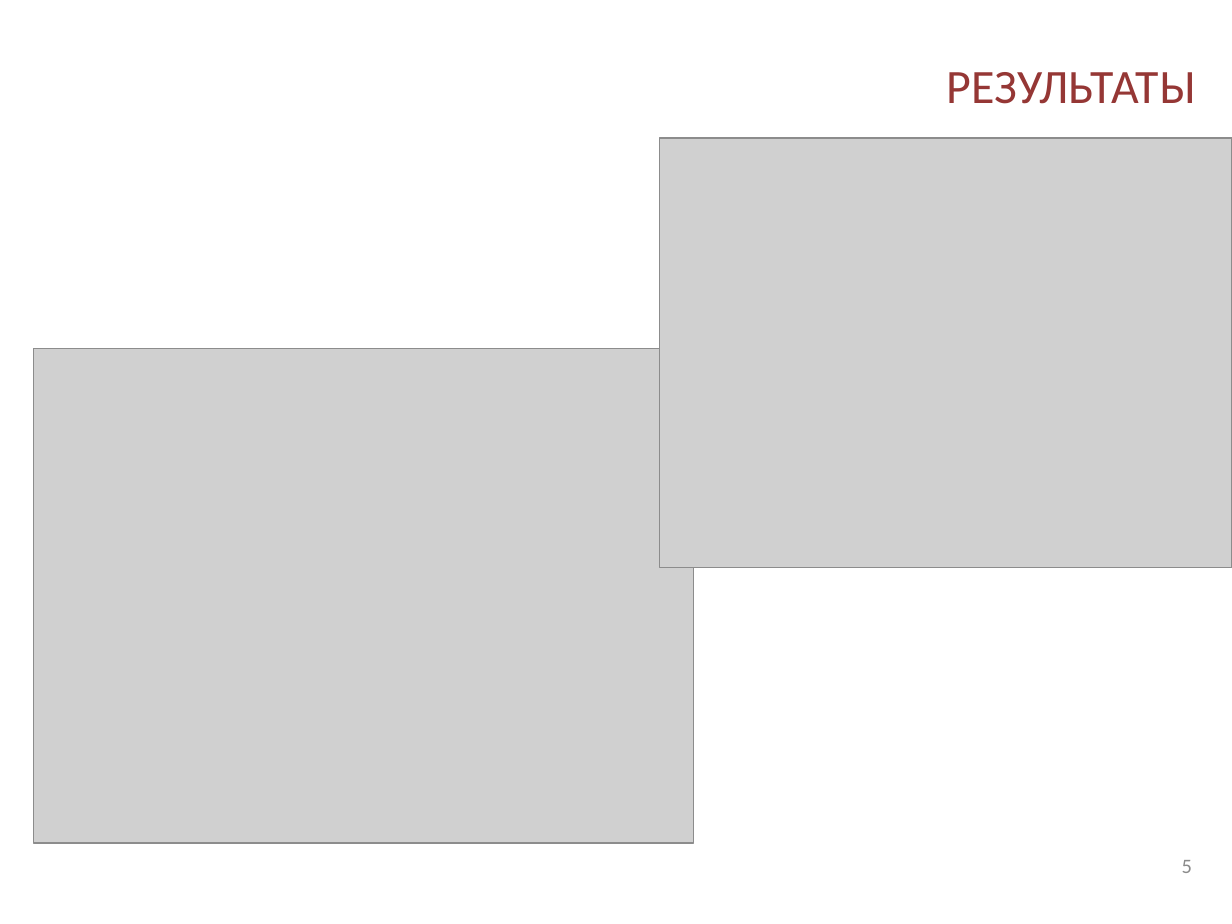
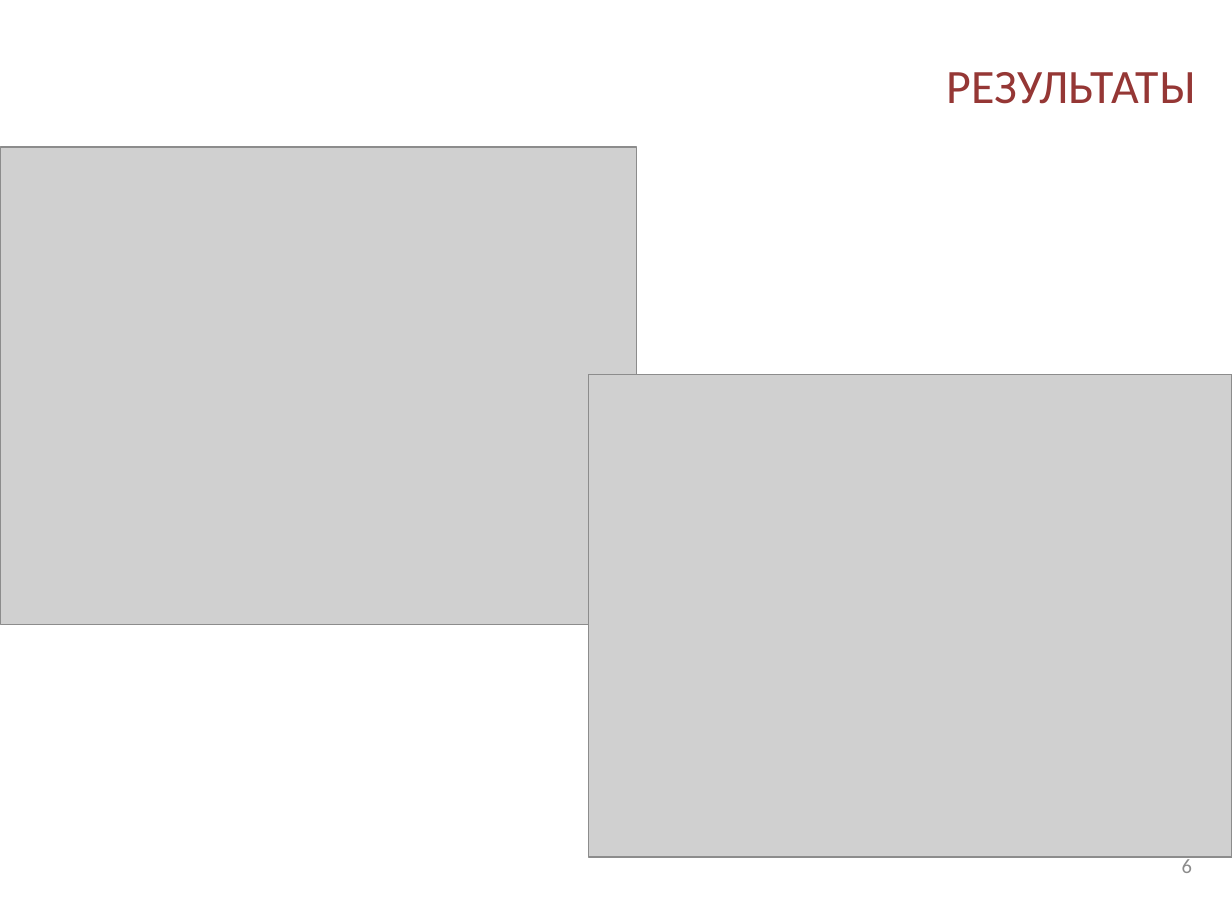
Before and after one commit to SpinSpinSugar/lectures, a slide deck: slide 6 of Student_conference/Relaxation_after_shockwave_ru.pptx (slide 5 before the commit). Drawn at 1232x924 pixels with LibreOffice and Linux fonts; fonts in the diff are those of the drawing; grey boxes stand for pictures; background and template pictures are left out. Boxes give left, top, right and bottom in pixels: in the first picture for what was removed or moved away, otherwise in the second. Text is boxed around its words. In the diff, an @@ line names an element or a change of style, - is before the commit and + after.

```diff
--- a/Student_conference/Relaxation_after_shockwave_ru.pptx
+++ b/Student_conference/Relaxation_after_shockwave_ru.pptx
@@ picture added at <box>1,147,637,623</box> @@
@@ picture removed at <box>659,138,1232,567</box> @@
@@ picture removed at <box>34,349,694,844</box> @@
@@ picture added at <box>589,375,1232,857</box> @@
@@ page number at <box>1182,856,1192,873</box>: text changed @@
-5
+6
```
Also in this commit, not shown: 4 other slides changed, 4 slides added, 3 slides removed, 3 other files.
